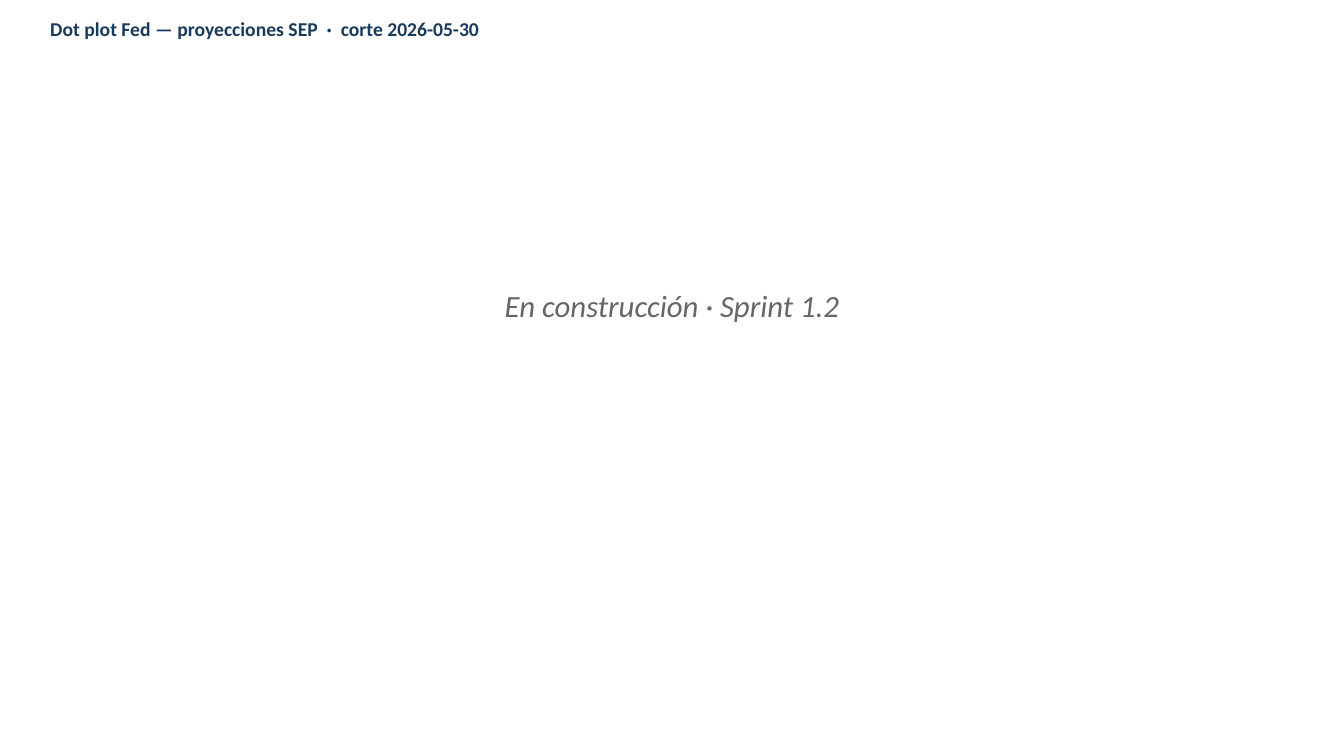
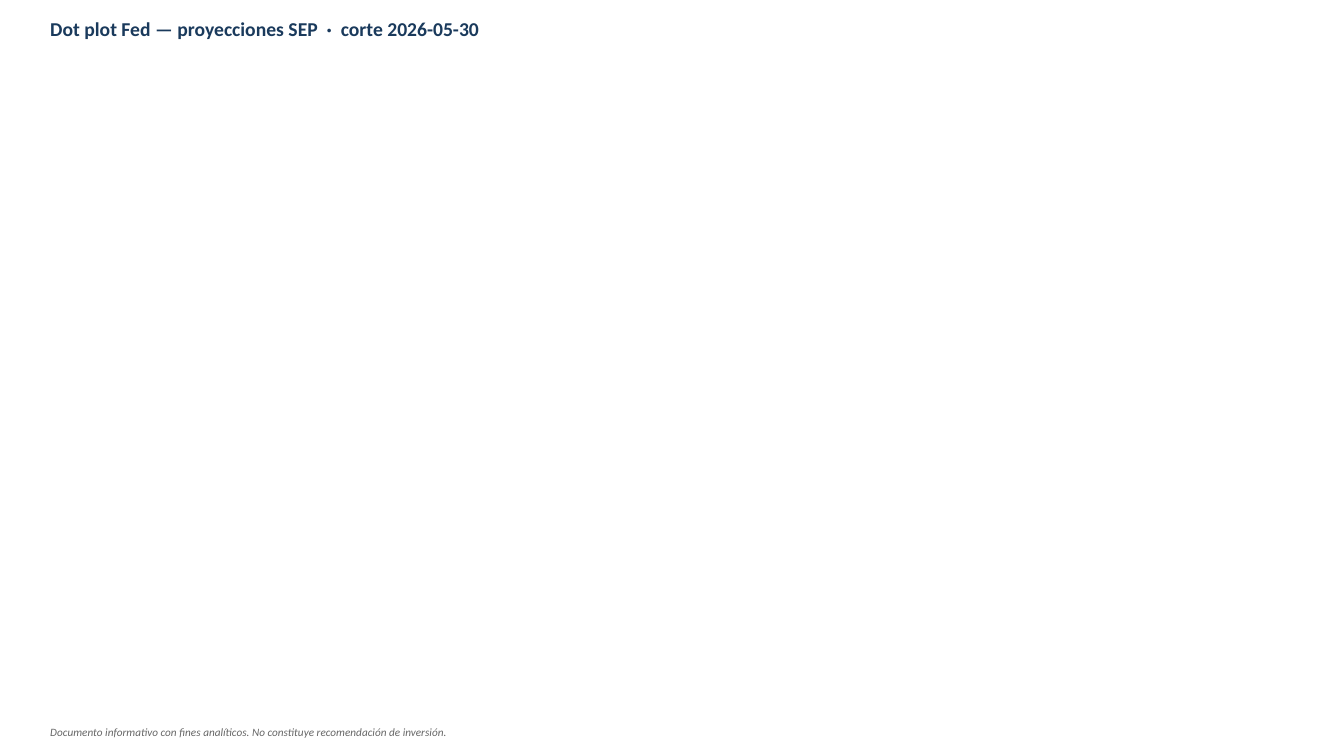
Before and after one commit to andresborrerom/credito_Panama, a slide deck: slide 3 of docs/informativa/outputs/2026-05-30/deck_informativa_usa_2026-05-30.pptx. Drawn at 1344x756 pixels with LibreOffice and Linux fonts; fonts in the diff are those of the drawing; background and template pictures are left out. Boxes give left, top, right and bottom in pixels: in the first picture for what was removed or moved away, otherwise in the second. Text is boxed around its words. In the diff, an @@ line names an element or a change of style, - is before the commit and + after.

```diff
--- a/docs/informativa/outputs/2026-05-30/deck_informativa_usa_2026-05-30.pptx
+++ b/docs/informativa/outputs/2026-05-30/deck_informativa_usa_2026-05-30.pptx
@@ text removed at [505,296,839,322] @@
-En construcción · Sprint 1.2
@@ text added at [50,728,447,738], 8 pt, text #666666, italic @@
+Documento informativo con fines analíticos. No constituye recomendación de inversión.
```
Also in this commit, not shown: 1 other slide changed, 6 other files.
